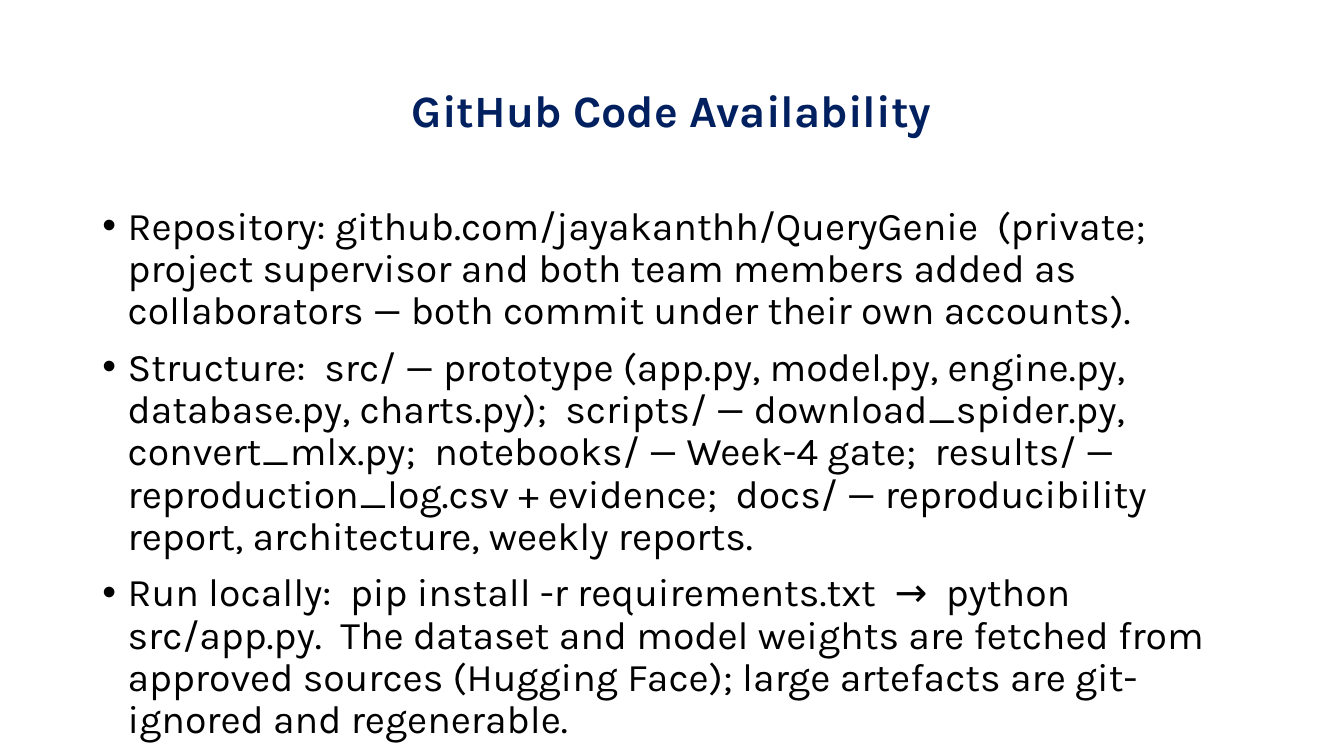
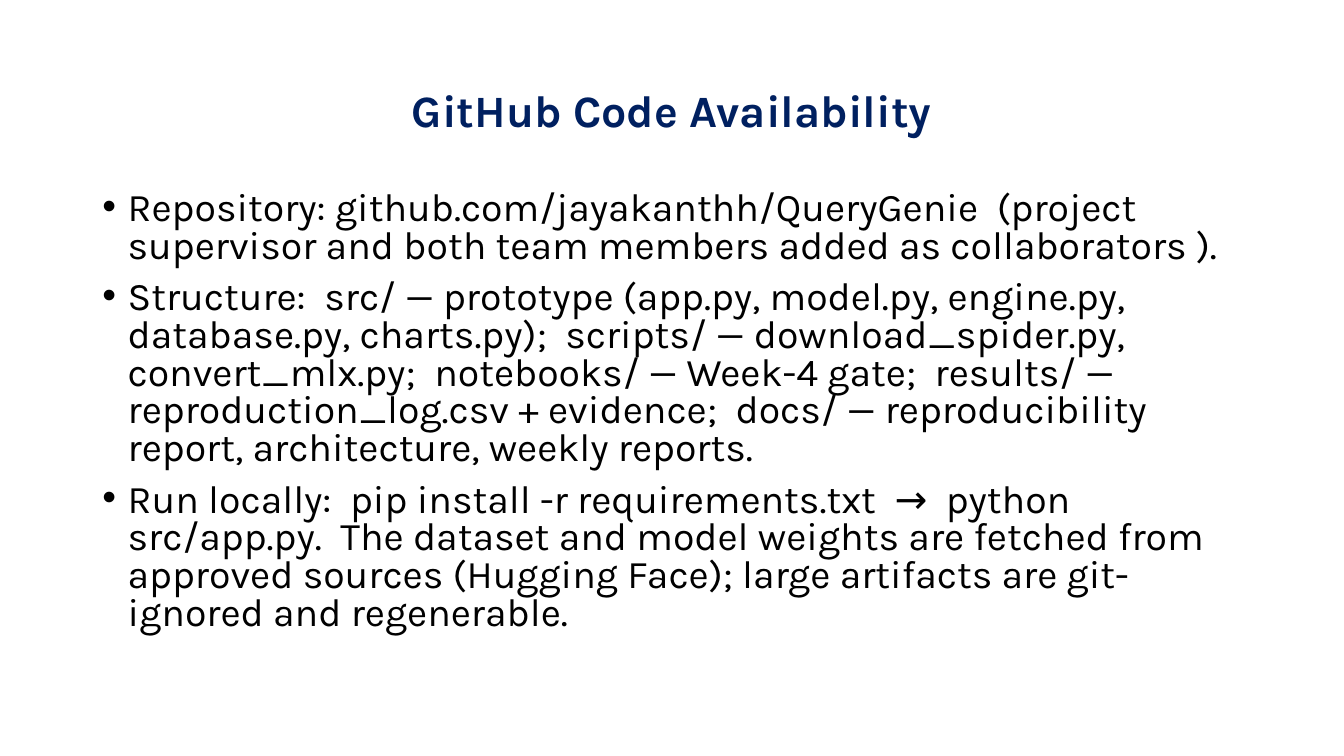
Before and after one commit to jayakanthh/QueryGenie, a slide deck: slide 5 of docs/reviews/Review2_QueryGenie.pptx. Drawn at 1344x756 pixels with LibreOffice and Linux fonts; fonts in the diff are those of the drawing; background and template pictures are left out. Boxes give left, top, right and bottom in pixels: in the first picture for what was removed or moved away, otherwise in the second. Text is boxed around its words. In the diff, an @@ line names an element or a change of style, - is before the commit and + after.

```diff
--- a/docs/reviews/Review2_QueryGenie.pptx
+++ b/docs/reviews/Review2_QueryGenie.pptx
@@ text "Repository: github.com/jayakanthh/QueryGenie (project superv ...": place and size @@
-text "Repository: github.com/jayakanthh/QueryGenie (project superv ..." at (128, 211, 1204, 701)
+text "Repository: github.com/jayakanthh/QueryGenie (project superv ..." at (128, 192, 1204, 636)
@@ text at (128, 192, 1186, 269): text changed @@
-• Repository: github.com/jayakanthh/QueryGenie (private; project supervisor and both team members added as collaborators — both commit under their own accounts).
+• Repository: github.com/jayakanthh/QueryGenie (project supervisor and both team members added as collaborators ).
@@ text at (128, 281, 1147, 471): line spacing 0.9 to 0.8 @@
@@ text at (128, 486, 1204, 636): text changed @@
-• Run locally: pip install -r requirements.txt → python src/app.py. The dataset and model weights are fetched from approved sources (Hugging Face); large artefacts are git-ignored and regenerable.
+• Run locally: pip install -r requirements.txt → python src/app.py. The dataset and model weights are fetched from approved sources (Hugging Face); large artifacts are git-ignored and regenerable.
```
Also in this commit, not shown: 6 other slides changed, 3 other files.
